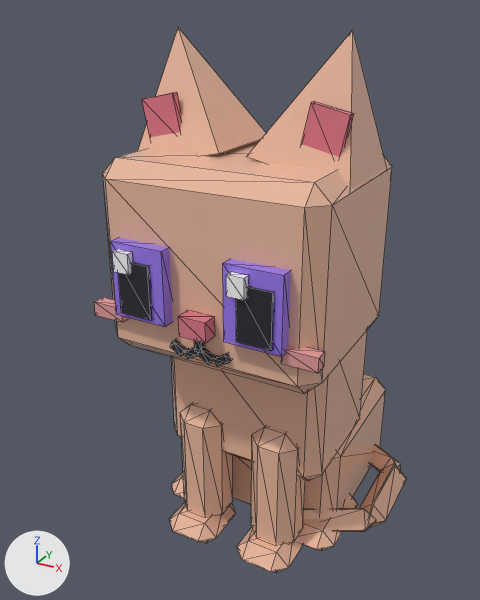
Two versions of the glTF model assets/cat-cafe/exports/CatCafe_Cat_Sphynx_Sit.glb, one commit apart.
Rendered twice from a camera (50 mm lens) standing at (1.04, -2.19, 2.01) and looking at (-0.11, -0.11, 0.97). Lighting does not change. The marker at lower left points along +X, +Y and +Z. The picture after the commit comes second. Mesh edges are drawn as thin lines.

In view in the first picture: 'CatCafe_Cat_Sphynx_Sit_Body', 'CatCafe_Cat_Sphynx_Sit_EarL', 'CatCafe_Cat_Sphynx_Sit_EarR', 'CatCafe_Cat_Sphynx_Sit_Eye1', 'CatCafe_Cat_Sphynx_Sit_Eye2', 'CatCafe_Cat_Sphynx_Sit_Head', 'CatCafe_Cat_Sphynx_Sit_LegF1', 'CatCafe_Cat_Sphynx_Sit_LegF2', 'CatCafe_Cat_Sphynx_Sit_Tail'.
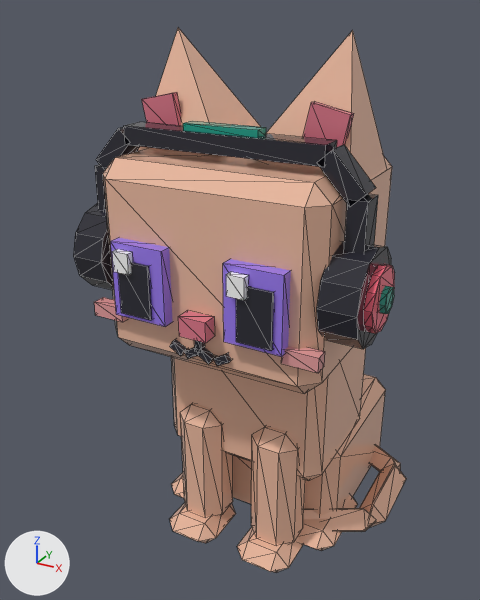
Location of each change, [x1, y1, x2, y2] in pixels of the pictures (480 x 600 px):
'CatCafe_Cat_Sphynx_Sit_Prop', added
    after: [74, 121, 395, 349]

What changed in the scene script:
```text
Add me_catcafe_cat_sphynx_sit_prop:
    me_catcafe_cat_sphynx_sit_prop.from_pydata(...)  # 176 vertices, 304 faces; spans x -0.559..0.559, y -0.465..-0.15, z 0.098..0.719
    me_catcafe_cat_sphynx_sit_prop.materials.append(mat_catcafe_palette)
Add ob_catcafe_cat_sphynx_sit_prop:
    ob_catcafe_cat_sphynx_sit_prop = bpy.data.objects.new('CatCafe_Cat_Sphynx_Sit_Prop', me_catcafe_cat_sphynx_sit_prop)
    ob_catcafe_cat_sphynx_sit_prop.location = (0.0, -0.095, 0.969)
```
